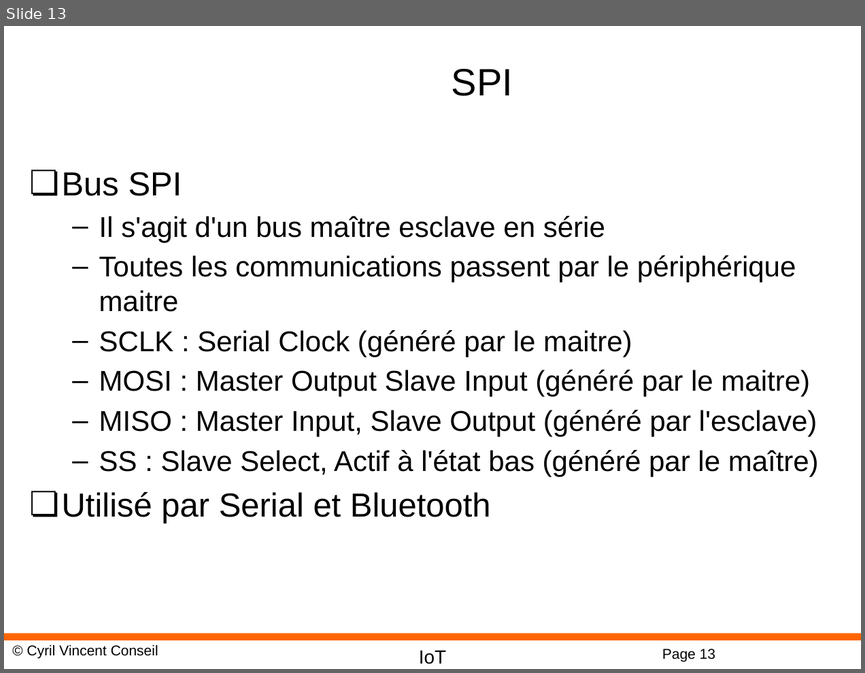
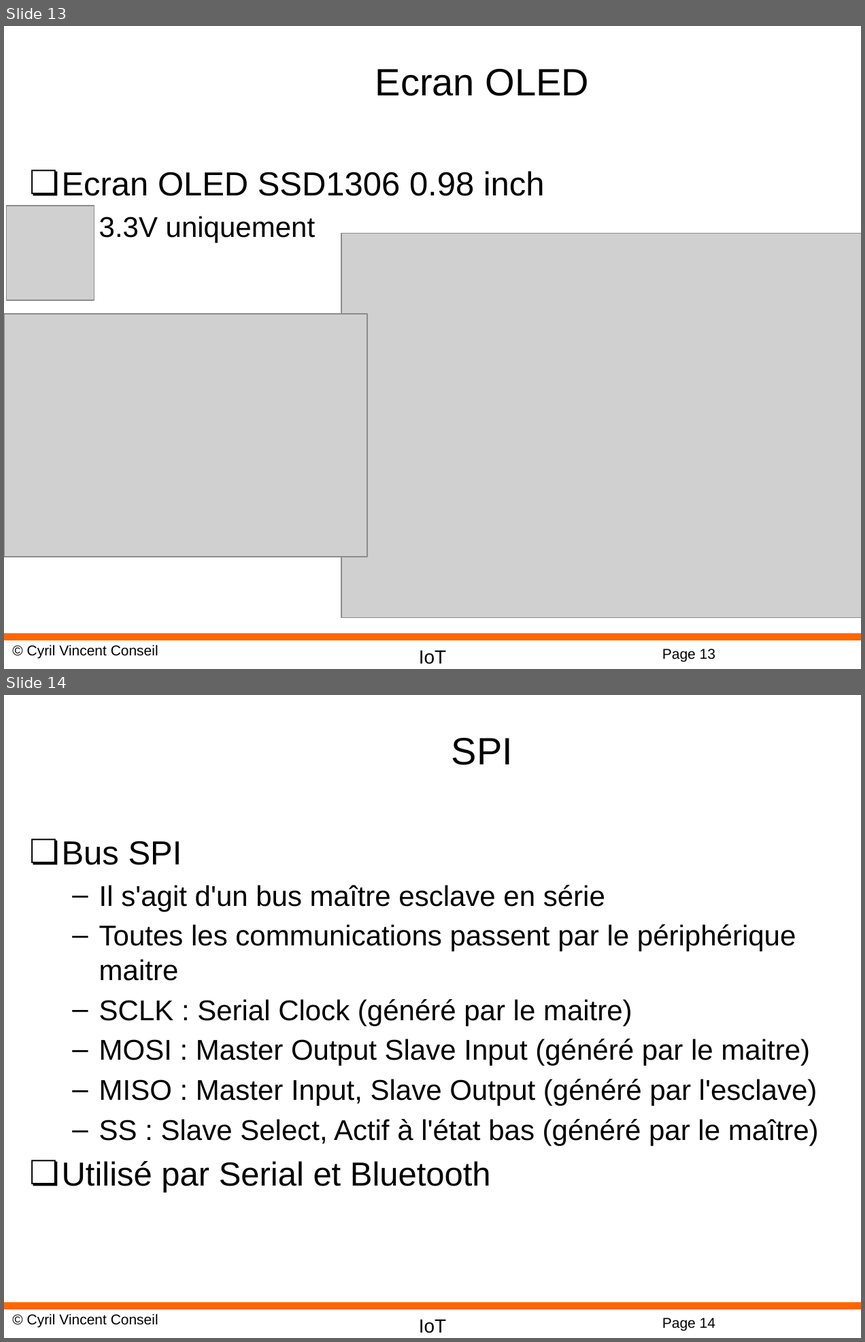
Before and after one commit to cyrilvincent/IoT, a slide deck: ppt/IoT20-MicropythonBus.pptx. Shown one above the other, each under a label of ours: slide 13 before the commit, slides 13 and 14 after it. The pictures are 865x673 and 865x1342 pixels, drawn with LibreOffice and Linux fonts; fonts in the diff are those of the drawing; grey boxes stand for pictures; background and template pictures are left out. Boxes give left, top, right and bottom in pixels: in the first picture for what was removed or moved away, otherwise in the second. Text is boxed around its words. In the diff, an @@ line names an element or a change of style, - is before the commit and + after.

Commit message:
oled

```diff
--- a/ppt/IoT20-MicropythonBus.pptx
+++ b/ppt/IoT20-MicropythonBus.pptx
@@ slide 13 added at box(4, 26, 861, 669), background #FFFFFF; not listed: 4 template elements that a slide beside it also shows @@
@@ title added at box(375, 69, 589, 96), 32 pt, text #000000 @@
+Ecran OLED
@@ text added at box(62, 171, 545, 242), 28 pt, text #000000 @@
+❏ Ecran OLED SSD1306 0.98 inch
+  – 3.3V uniquement
@@ picture added at box(7, 206, 94, 300) @@
@@ picture added at box(341, 233, 861, 617) @@
@@ picture added at box(4, 314, 367, 556) @@
@@ what was slide 13 is now slide 14 @@
@@ page number at box(662, 1317, 715, 1330): text changed @@
-Page 13
+Page 14
```
Also in this commit, not shown: 1 slide changed, 3 other slides added, 1 slide removed, 5 other files.
